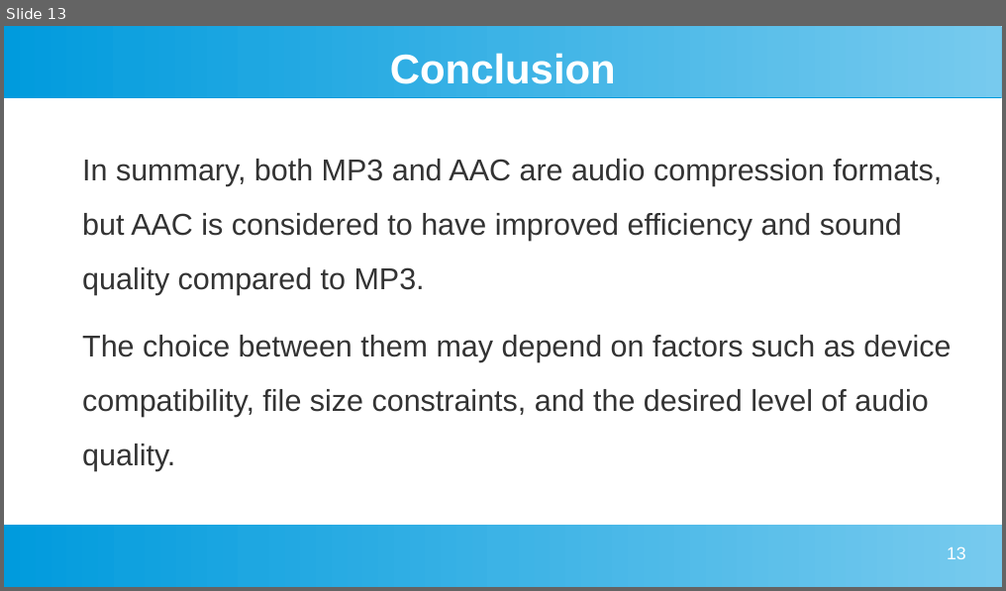
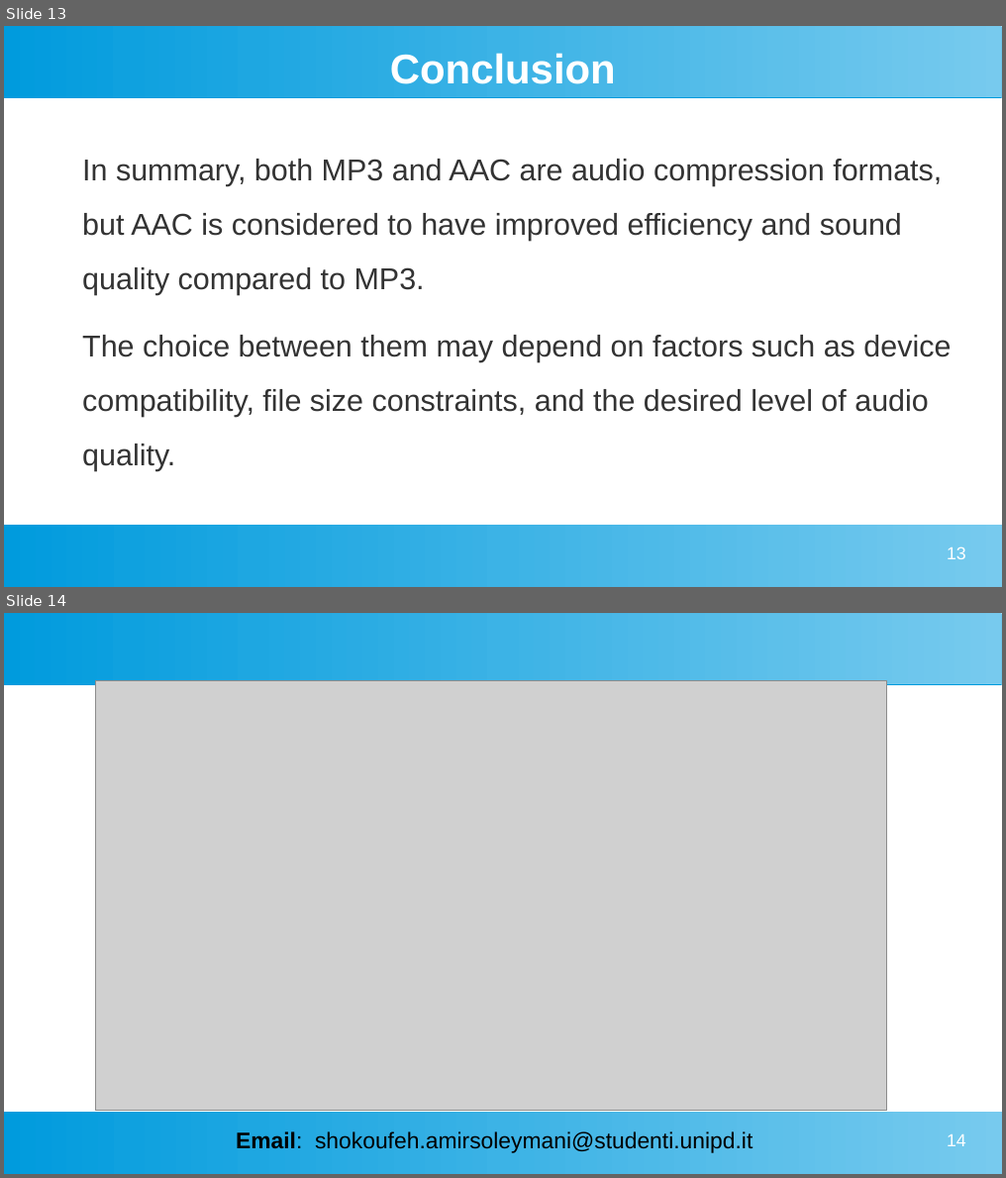
Before and after one commit to yalda-amirsoleymani/mp3_aac, a slide deck: mp3_aac.odp. Shown one above the other, each under a label of ours: slide 13 before the commit, slides 13 and 14 after it. The pictures are 1006x591 and 1006x1178 pixels, drawn with LibreOffice and Linux fonts; fonts in the diff are those of the drawing; grey boxes stand for pictures. Boxes give left, top, right and bottom in pixels: in the first picture for what was removed or moved away, otherwise in the second. Text is boxed around its words. In the diff, an @@ line names an element or a change of style, - is before the commit and + after.

Commit message:
Add email address

```diff
--- a/mp3_aac.odp
+++ b/mp3_aac.odp
@@ slide 14 added at box(4, 613, 1002, 1174), background #FFFFFF; not listed: 2 template elements that a slide beside it also shows @@
@@ picture added at box(95, 681, 887, 1111) @@
@@ text added at box(236, 1132, 752, 1154), 18 pt, text #000000 @@
+Email: shokoufeh.amirsoleymani@studenti.unipd.it
@@ page number added at box(946, 1135, 966, 1147), 14 pt, text #FFFFFF @@
+14
```
Also in this commit, not shown: 1 slide removed.
